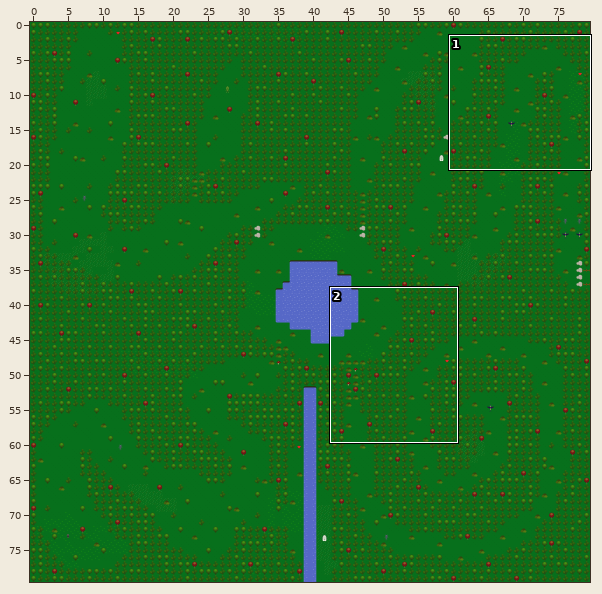
Tiled map (JSON): assets/tilemaps/level2.json. Above, an overview of the earlier version with the close-up marked.
Close-up. First the earlier version:
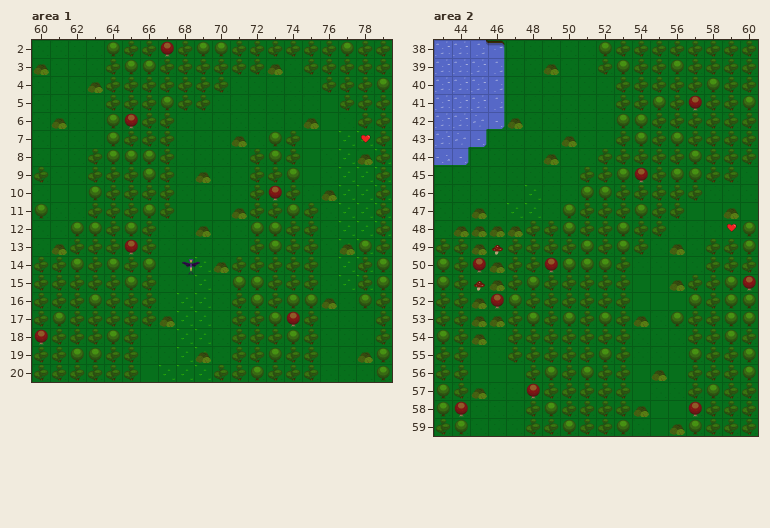
Cells are 64x64 px. Shown: area 1 x 60..79, y 2..20; area 2 x 43..60, y 38..59. The commit also changed other parts of the map, which this record leaves out.
And afterwards:
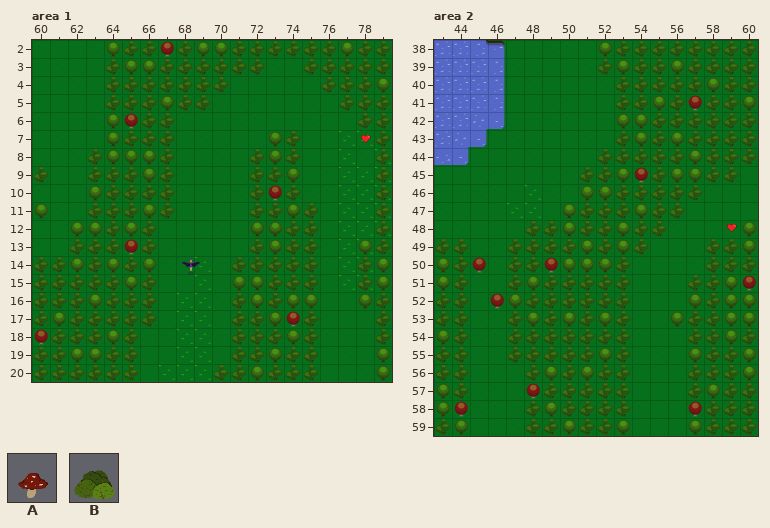
Key: from "tiles": A 102, B 115.
_ is an empty cell, . an unchanged one.
The exact change:
--- layer "roadLayer" (removed), area 1
@@ x 60..73 @@
- 3 B............B
- 4 ...B..........
+ 3 _............_
+ 4 ..._..........
@@ x 61..78 @@
- 6 B.............B...
- 7 ..........B.......
- 8 .................B
- 9 ........B.........
-10 ...............B..
-11 ..........B.......
-12 ........B.........
-13 B...............B.
-14 .........B........
+ 6 _............._...
+ 7 .........._.......
+ 8 ................._
+ 9 ........_.........
+10 ..............._..
+11 .........._.......
+12 ........_.........
+13 _..............._.
+14 ........._........
@@ x 67..76 @@
-16 .........B
-17 B.........
+16 ........._
+17 _.........
@@ x 69..78 @@
-19 B........B
+19 _........_
--- layer "roadLayer" (removed), area 2
@@ x 49..49 @@
-39 B
+39 _
@@ x 47..50 @@
-42 B...
-43 ...B
-44 ..B.
+42 _...
+43 ..._
+44 .._.
@@ x 44..59 @@
-47 .B.............B
-48 BBBB............
-49 .BA.........B...
-50 ..B.............
-51 .AB.........B...
-52 .B..............
-53 .BB.......B.....
-54 .B..............
+47 ._............._
+48 ____............
+49 .__........._...
+50 .._.............
+51 .__........._...
+52 ._..............
+53 .__......._.....
+54 ._..............
@@ x 45..56 @@
-56 ..........B.
-57 B...........
-58 .........B..
-59 ...........B
+56 .........._.
+57 _...........
+58 ........._..
+59 ..........._
